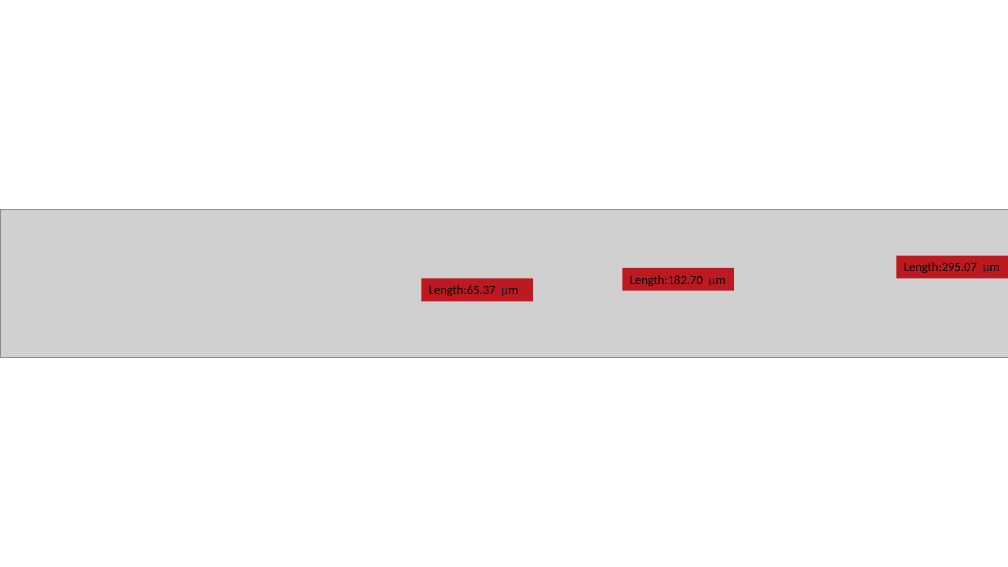
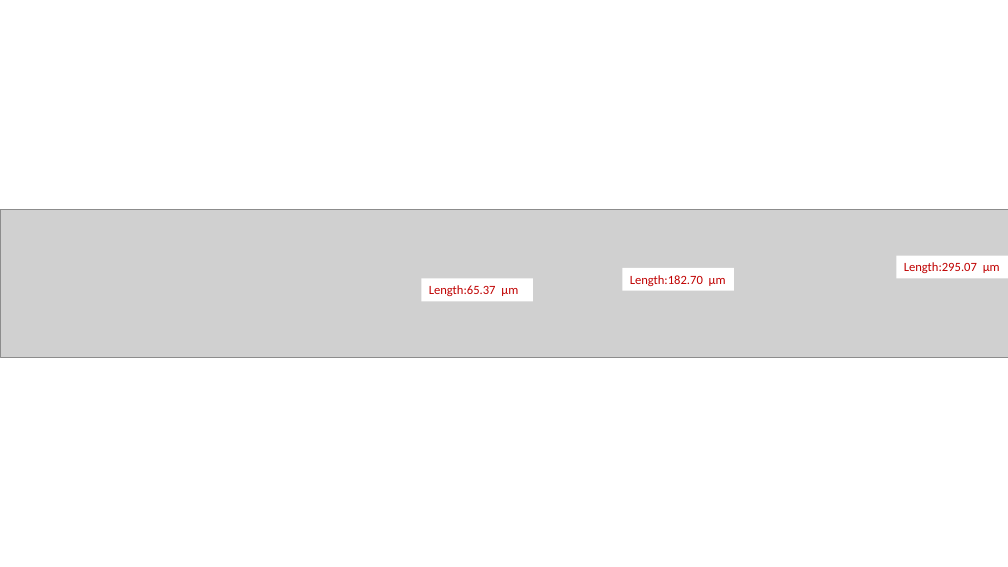
Before and after one commit to QITI/Needle_electrodes_for_ion_traps, a slide deck: slide 2 of Images/Needles.pptx. Drawn at 1008x567 pixels with LibreOffice and Linux fonts; fonts in the diff are those of the drawing; grey boxes stand for pictures. Boxes give left, top, right and bottom in pixels: in the first picture for what was removed or moved away, otherwise in the second. Text is boxed around its words. In the diff, an @@ line names an element or a change of style, - is before the commit and + after.

```diff
--- a/Images/Needles.pptx
+++ b/Images/Needles.pptx
@@ text colour #000000 to #C00000; text colour #202122 to #C00000 in "μm"; fill #BC1921 to #FFFFFF in 3 elements at <box>421,278,533,301</box>, <box>622,268,734,290</box>, <box>897,256,1008,278</box> @@
```
Also in this commit, not shown: 1 other slide changed, 25 other files.
